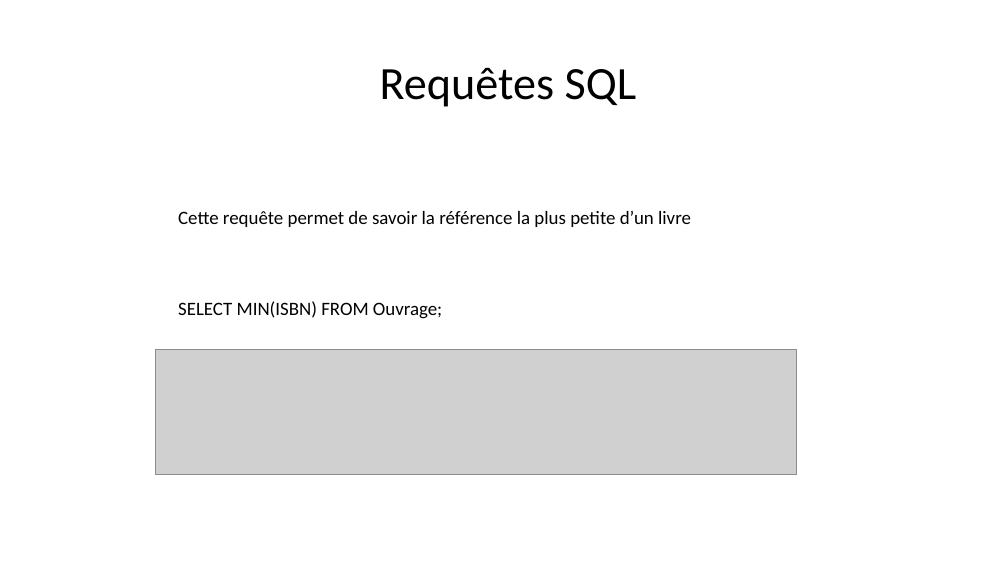
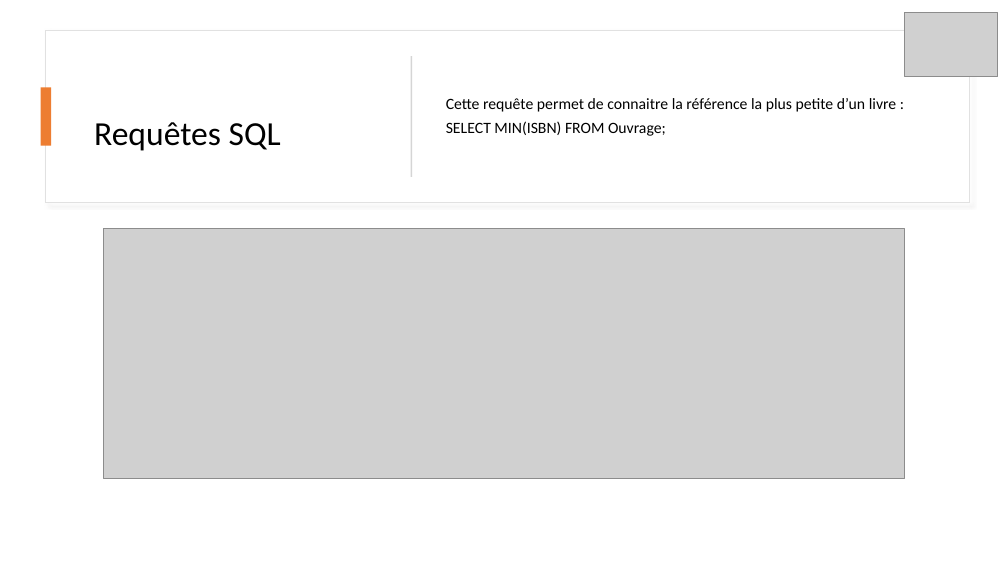
Before and after one commit to Anistea/Biblioth-que, a slide deck: slide 25 of PowerPoint_Projet Panorama base de données.pptx (slide 13 before the commit). Drawn at 1008x567 pixels with LibreOffice and Linux fonts; fonts in the diff are those of the drawing; grey boxes stand for pictures. Boxes give left, top, right and bottom in pixels: in the first picture for what was removed or moved away, otherwise in the second. Text is boxed around its words. In the diff, an @@ line names an element or a change of style, - is before the commit and + after.

```diff
--- a/PowerPoint_Projet Panorama base de données.pptx
+++ b/PowerPoint_Projet Panorama base de données.pptx
@@ picture added at bbox=[905, 13, 998, 77] @@
@@ rectangle added at bbox=[46, 30, 969, 203], fill #FFFFFF, outline #E1E1E1 1 pt @@
@@ title "Requêtes SQL": place and size @@
-title "Requêtes SQL" at bbox=[380, 67, 637, 107]
+title "Requêtes SQL" at bbox=[94, 122, 281, 151]
@@ title "Requêtes SQL" at bbox=[94, 122, 281, 151]: size 44 to 32 pt @@
@@ rectangle added at bbox=[411, 56, 412, 177], fill #D5D5D5 @@
@@ text "Cette requête permet de connaitre ...": place and size @@
-text "Cette requête permet de connaitre ..." at bbox=[178, 211, 691, 319]
+text "Cette requête permet de connaitre ..." at bbox=[446, 98, 896, 136]
@@ text "Cette requête permet de connaitre ..." at bbox=[446, 98, 896, 136]: vertical alignment top to middle @@
@@ rectangle added at bbox=[41, 88, 51, 146], fill #ED7D31 @@
@@ text at bbox=[446, 98, 896, 112]: text changed; size 18 to 15 pt @@
-Cette requête permet de savoir la référence la plus petite d’un livre
+Cette requête permet de connaitre la référence la plus petite d’un livre :
@@ text at bbox=[446, 121, 666, 136]: size 18 to 15 pt in "SELECT MIN(ISBN) FROM Ouvrage;"; line spacing 1 to 0.9; more space between paragraphs @@
@@ picture: place and size @@
-picture at bbox=[156, 350, 796, 475]
+picture at bbox=[104, 229, 904, 479]
```
Also in this commit, not shown: 13 other slides changed, 13 slides added.
